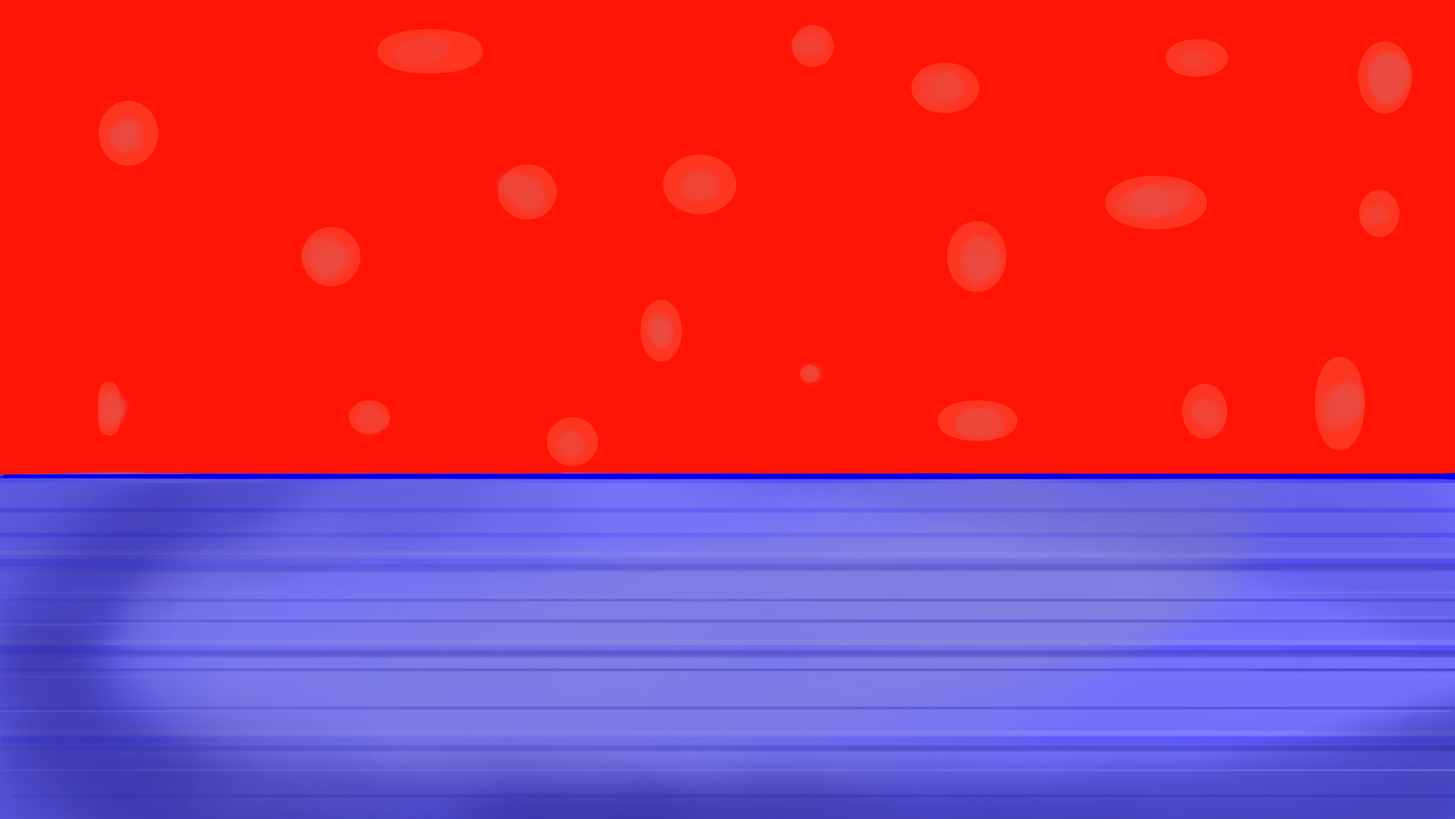
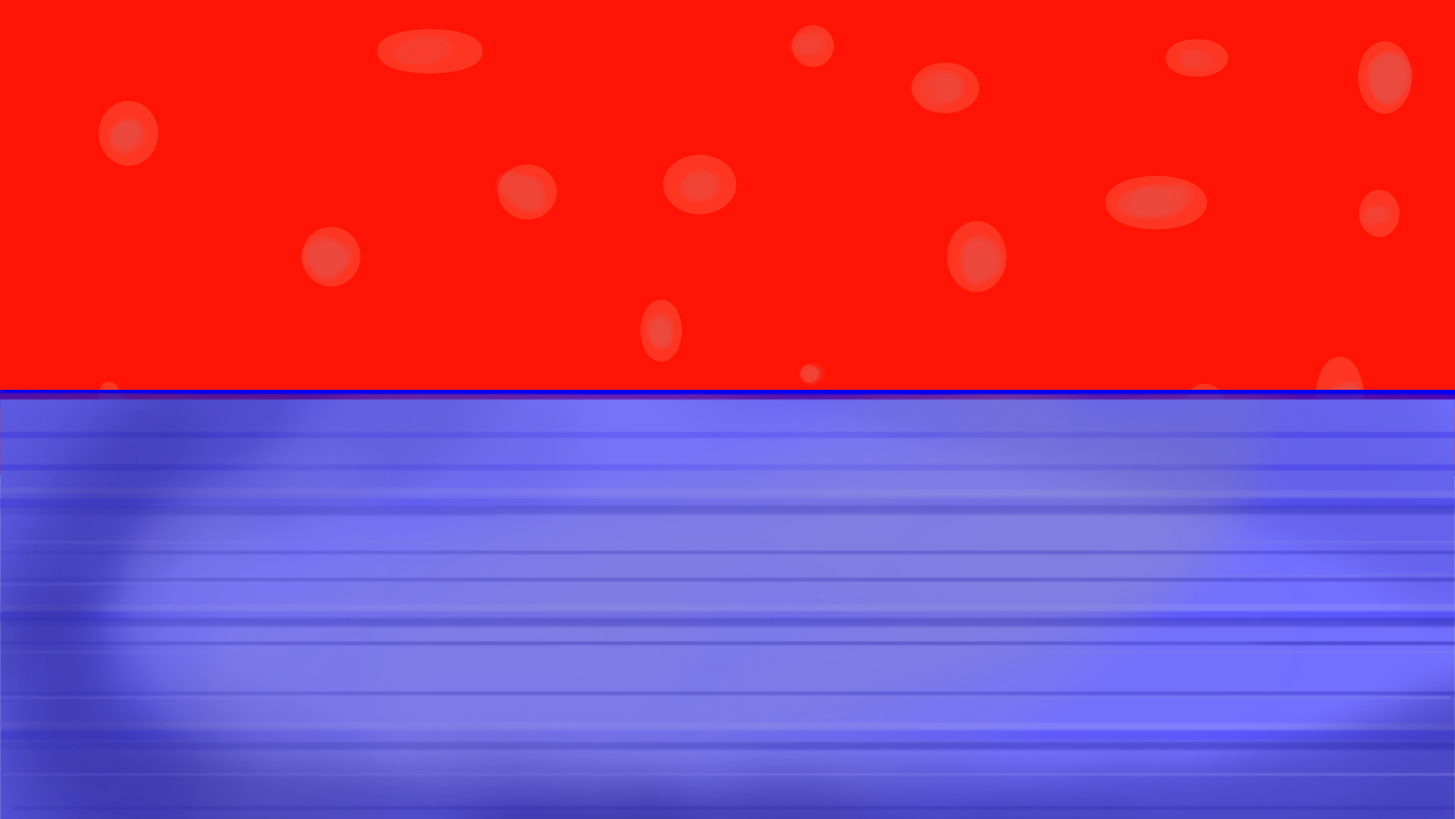
Before/after of a 1455×819 layered artwork. What changed in the layer stack:
painted on "Paint Layer 1" over [0, 389, 1455, 819]
